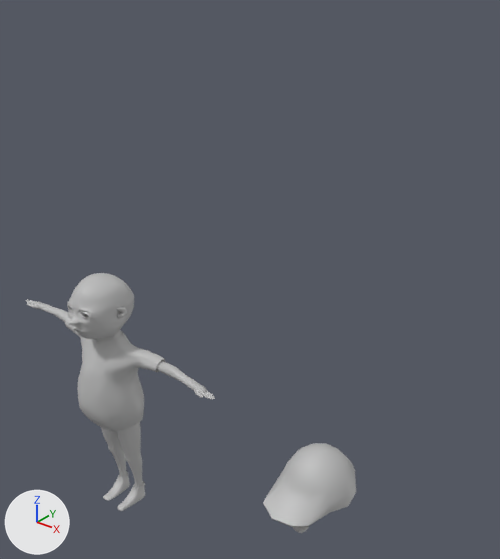
What one commit did to the FBX model CandyStoreMania/Assets/Characters/Gun/Forward.fbx.
Rendered twice from a camera (50 mm lens) standing at (1.85, -3.41, 4.93) and looking at (-0.61, -0.34, 3.02). Arrows for +X, +Y and +Z are at lower left; the lights stay in place. Where no turn or scale is listed for an object, it has been applied to the vertices.

The older version as bpy lines, for what is in view:
```python
me_mesh_001 = bpy.data.meshes.new('Mesh.001')
me_mesh_001.from_pydata(...)  # 602 vertices, 600 faces; spans x -3.58..3.58, y -3.02..3.02, z -3.02..3.02
me_mesh_001.materials.append(mat_lambert3)  # grey #bcbcbc
me_mesh_002 = bpy.data.meshes.new('Mesh.002')
me_mesh_002.from_pydata(...)  # 851 vertices, 806 faces; spans x -4.37..4.37, y -1.13..1.13, z -4.14..4.14
me_mesh_002.materials.append(mat_lambert3)  # grey #bcbcbc
me_mesh_035 = bpy.data.meshes.new('Mesh.035')
me_mesh_035.from_pydata(...)  # 83 vertices, 82 faces; spans x -23.7..23.7, y -15.3..15.3, z -31.1..31.1
me_mesh_035.materials.append(mat_lambert4)  # grey #bcbcbc
me_mesh_036 = bpy.data.meshes.new('Mesh.036')
me_mesh_036.from_pydata(...)  # 11373 vertices, 11328 faces; spans x -0.9..1.2, y -1.16..-0.61, z 0.15..2.23
me_mesh_036.materials.append(mat_lambert16)  # grey #bcbcbc
ob_bottom = bpy.data.objects.new('bottom', me_mesh_002)
ob_bottom.parent = ob_eyes_teeth11
ob_bottom.location = (-0.336, -8.765, -0.153)
ob_hat = bpy.data.objects.new('hat', me_mesh_035)
ob_hat.parent = ob_eyes_teeth11
ob_hat.location = (-0.485, 21.97, -11.56)
ob_kid2 = bpy.data.objects.new('kid2', me_mesh_036)
ob_kid2.location = (-1.923, 0.234, 0.575)
ob_left_eye = bpy.data.objects.new('left_eye', me_mesh_001)
ob_left_eye.parent = ob_eyes_teeth11
ob_left_eye.location = (7.665, 6.871, 0.397)
```
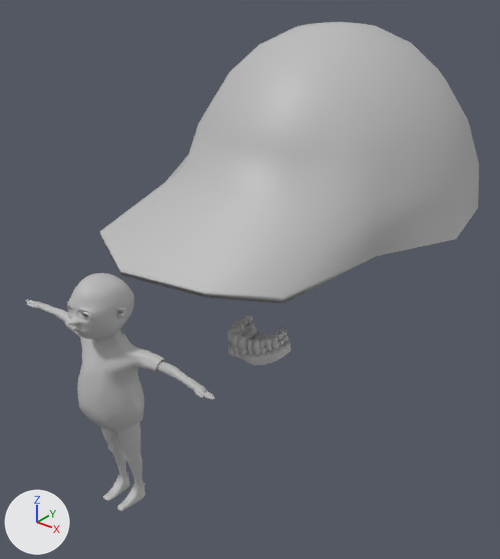
Where the change shows, as pixel boxes [x1, y1, x2, y2] in the pictures (500 x 559 px):
'hat', moved: before [263, 443, 356, 527]; after [100, 22, 479, 304]
'bottom', moved: before [293, 526, 309, 533]; after [228, 325, 291, 365]

The change in detail:
In object 'hat' (ob_hat), parent goes from ob_eyes_teeth11 to ob_eyes_teeth15.
In object 'left_eye' (ob_left_eye), parent goes from ob_eyes_teeth11 to ob_eyes_teeth15.
In object 'bottom' (ob_bottom), parent goes from ob_eyes_teeth11 to ob_eyes_teeth15.
Object 'eyes_teeth15' (ob_eyes_teeth15) is new.
Its location is (0.125, -1.215, 3.492).
Its rotation in degrees is (90, 0, 0).
Its scale is (0.0302, 0.0302, 0.0302).
